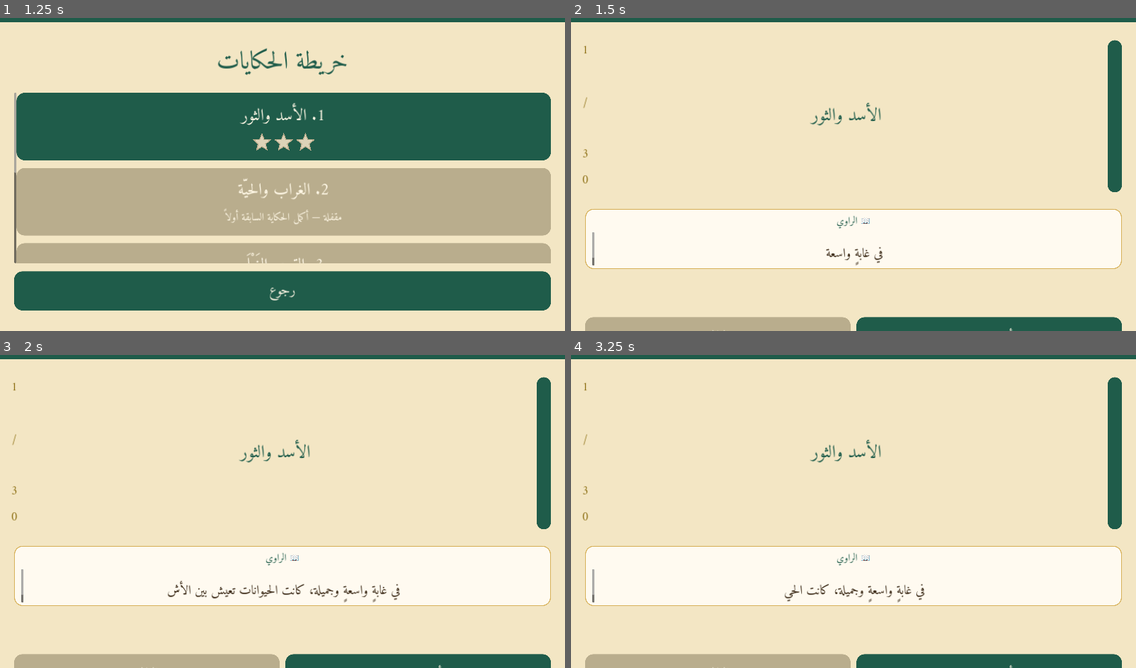
Above: before the commit, frames 1-4 (two rows, left to right).
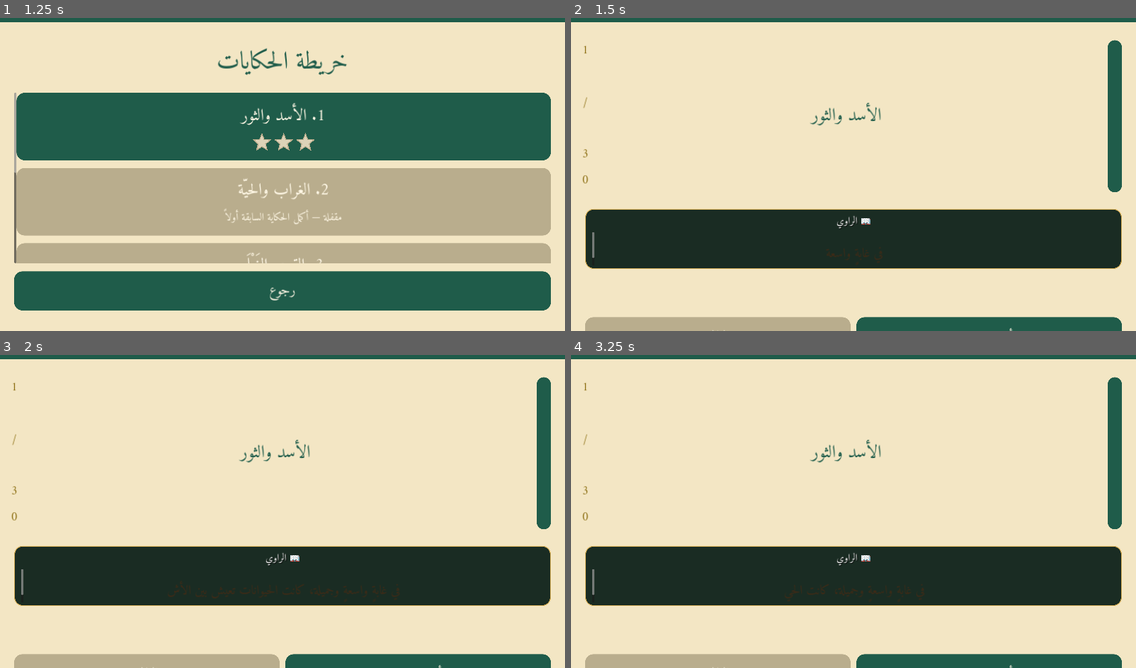
Above: after the commit, the same moments.

Repository: bdssmdkacem-dot/Kalila-Dimna
Game: Godot game, scene res://scenes/main_menu.tscn
Two runs of this game, one before a commit and one after it. Both use one fixed random seed, a clock stepped at 60 frames per second and the inputs below.
Inputs (mouse positions are in pixels of both pictures, inside the frame that each line leads up to):
- Up to frame 1 (1.25 s): click "ابدأ الحكايات" at 0.5 s
- Up to frame 2 (1.5 s): click (853, 127) at 1.25 s
- Up to frame 3 (2 s): no input
- Up to frame 4 (3.25 s): click "رجوع" at 2 s; click (853, 464) at 2.75 s

Frame 1 is identical in both runs. In frame 2, 18% of the frame differs, in the area x 2-98%, y 61-80%; in frame 3, 18%; in frame 4, 18%.

Commit message:
style(story): improve white dialogue text contrast

Diff:
--- a/scenes/story_player.gd
+++ b/scenes/story_player.gd
@@ -66,7 +66,10 @@
 	speech.add_theme_constant_override("separation", 6)
 	card.add_child(speech)
 
-	speaker_lbl = UI.label("", 34, UI.C_GREEN)
+	speaker_lbl = UI.label("", 34, Color.WHITE)
+	speaker_lbl.add_theme_color_override("font_shadow_color", Color(0, 0, 0, 0.9))
+	speaker_lbl.add_theme_constant_override("shadow_offset_x", 2)
+	speaker_lbl.add_theme_constant_override("shadow_offset_y", 2)
 	speaker_lbl.horizontal_alignment = HORIZONTAL_ALIGNMENT_CENTER
 	speech.add_child(speaker_lbl)
 
@@ -133,7 +136,7 @@
 
 func _story_bubble_style() -> StyleBoxFlat:
 	var style := StyleBoxFlat.new()
-	style.bg_color = Color("#fffaf0")
+	style.bg_color = Color(0.04, 0.12, 0.09, 0.93)
 	style.border_color = Color("#d7b15a")
 	style.set_border_width_all(3)
 	style.corner_radius_top_left = 28
